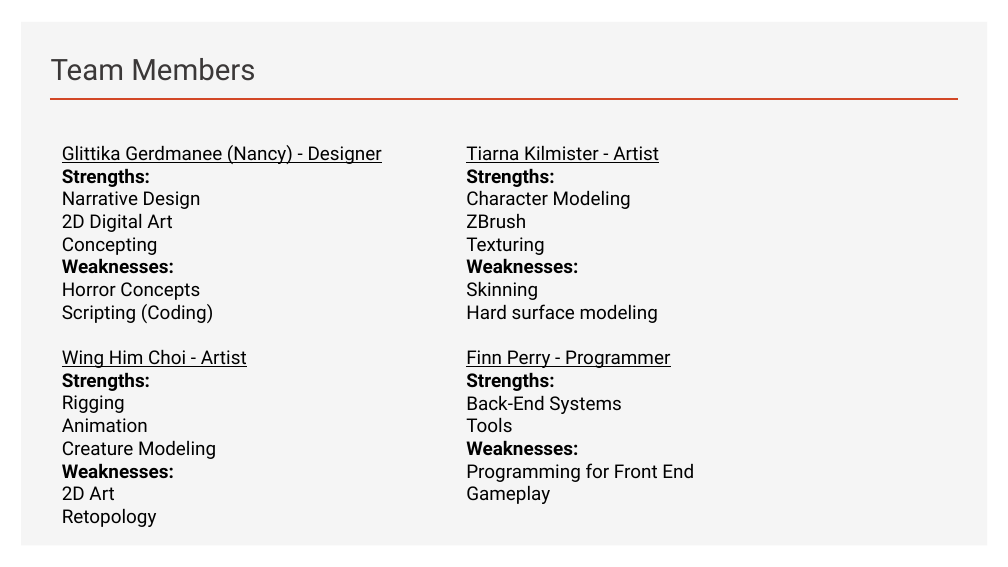
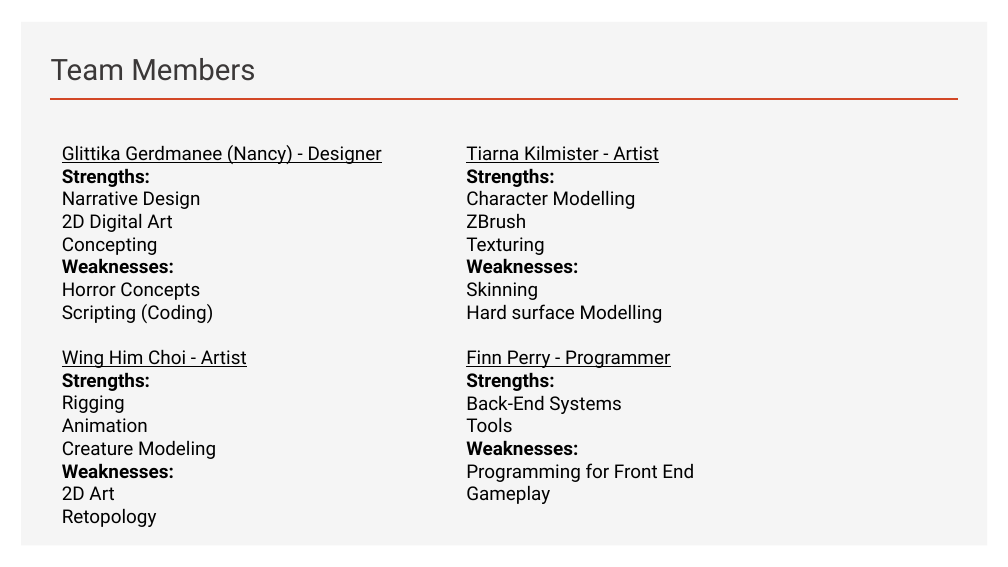
Before and after one commit to glittika-gerdmanee/1st-Year-Group-Major-Project, a slide deck: slide 2 of Documents/Fermata - Concepts for Client.pptx. Drawn at 1008x567 pixels with LibreOffice and Linux fonts; fonts in the diff are those of the drawing. Boxes give left, top, right and bottom in pixels: in the first picture for what was removed or moved away, otherwise in the second. Text is boxed around its words. In the diff, an @@ line names an element or a change of style, - is before the commit and + after.

```diff
--- a/Documents/Fermata - Concepts for Client.pptx
+++ b/Documents/Fermata - Concepts for Client.pptx
@@ text at [466,190,636,209]: text changed @@
-Character Modeling
+Character Modelling
@@ text at [466,304,663,323]: text changed @@
-Hard surface modeling
+Hard surface Modelling
```
Also in this commit, not shown: 1 other file.
